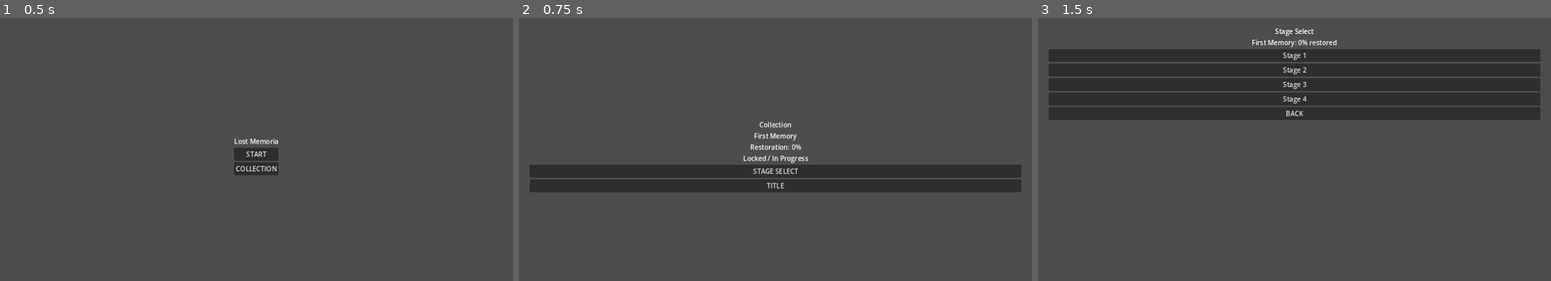
Above: before the commit, frames 1-3 (left to right).
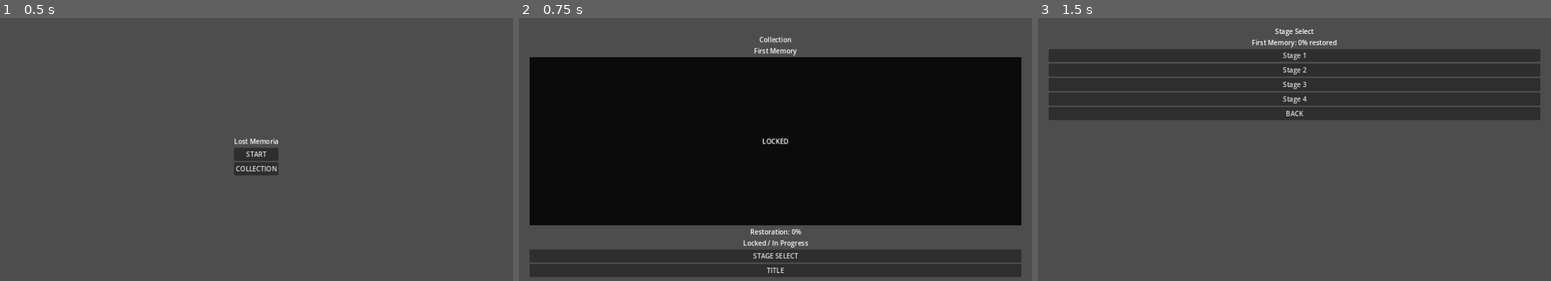
Above: after the commit, the same moments.

Repository: uzupiyo/Lost-Memoria
Game: Godot game, scene res://scenes/title/title.tscn
Two runs of this game, one before a commit and one after it. Both use one fixed random seed, a clock stepped at 60 frames per second and the inputs below.
Inputs:
- Up to frame 1 (0.5 s): no input
- Up to frame 2 (0.75 s): click "COLLECTION" at 0.5 s
- Up to frame 3 (1.5 s): click "STAGE SELECT" at 1.25 s

Frame 1 is identical in both runs. In frame 2, 71% of the frame differs, in the area x 2-98%, y 7-99%; in frame 3, nothing differs.

Commit message:
Add still image display to collection scene

Diff:
--- a/scenes/collection/collection.tscn
+++ b/scenes/collection/collection.tscn
@@ -19,9 +19,9 @@
 grow_horizontal = 2
 grow_vertical = 2
 theme_override_constants/margin_left = 48
-theme_override_constants/margin_top = 48
+theme_override_constants/margin_top = 32
 theme_override_constants/margin_right = 48
-theme_override_constants/margin_bottom = 48
+theme_override_constants/margin_bottom = 32
 
 [node name="VBoxContainer" type="VBoxContainer" parent="MarginContainer"]
 layout_mode = 2
@@ -37,6 +37,52 @@
 layout_mode = 2
 text = "First Memory"
 horizontal_alignment = 1
+
+[node name="StillFrame" type="PanelContainer" parent="MarginContainer/VBoxContainer"]
+layout_mode = 2
+custom_minimum_size = Vector2(720, 405)
+
+[node name="StillStack" type="Control" parent="MarginContainer/VBoxContainer/StillFrame"]
+layout_mode = 2
+custom_minimum_size = Vector2(720, 405)
+
+[node name="StillImage" type="TextureRect" parent="MarginContainer/VBoxContainer/StillFrame/StillStack"]
+unique_name_in_owner = true
+layout_mode = 1
+anchors_preset = 15
+anchor_right = 1.0
+anchor_bottom = 1.0
+grow_horizontal = 2
+grow_vertical = 2
+stretch_mode = 5
+
+[node name="LockOverlay" type="ColorRect" parent="MarginContainer/VBoxContainer/StillFrame/StillStack"]
+unique_name_in_owner = true
+layout_mode = 1
+anchors_preset = 15
+anchor_right = 1.0
+anchor_bottom = 1.0
+grow_horizontal = 2
+grow_vertical = 2
+color = Color(0, 0, 0, 0.75)
+
+[node name="OverlayLabel" type="Label" parent="MarginContainer/VBoxContainer/StillFrame/StillStack"]
+unique_name_in_owner = true
+layout_mode = 1
+anchors_preset = 8
+anchor_left = 0.5
+anchor_top = 0.5
+anchor_right = 0.5
+anchor_bottom = 0.5
+offset_left = -220.0
+offset_top = -24.0
+offset_right = 220.0
+offset_bottom = 24.0
+grow_horizontal = 2
+grow_vertical = 2
+text = "LOCKED"
+horizontal_alignment = 1
+vertical_alignment = 1
 
 [node name="ProgressLabel" type="Label" parent="MarginContainer/VBoxContainer"]
 unique_name_in_owner = true
